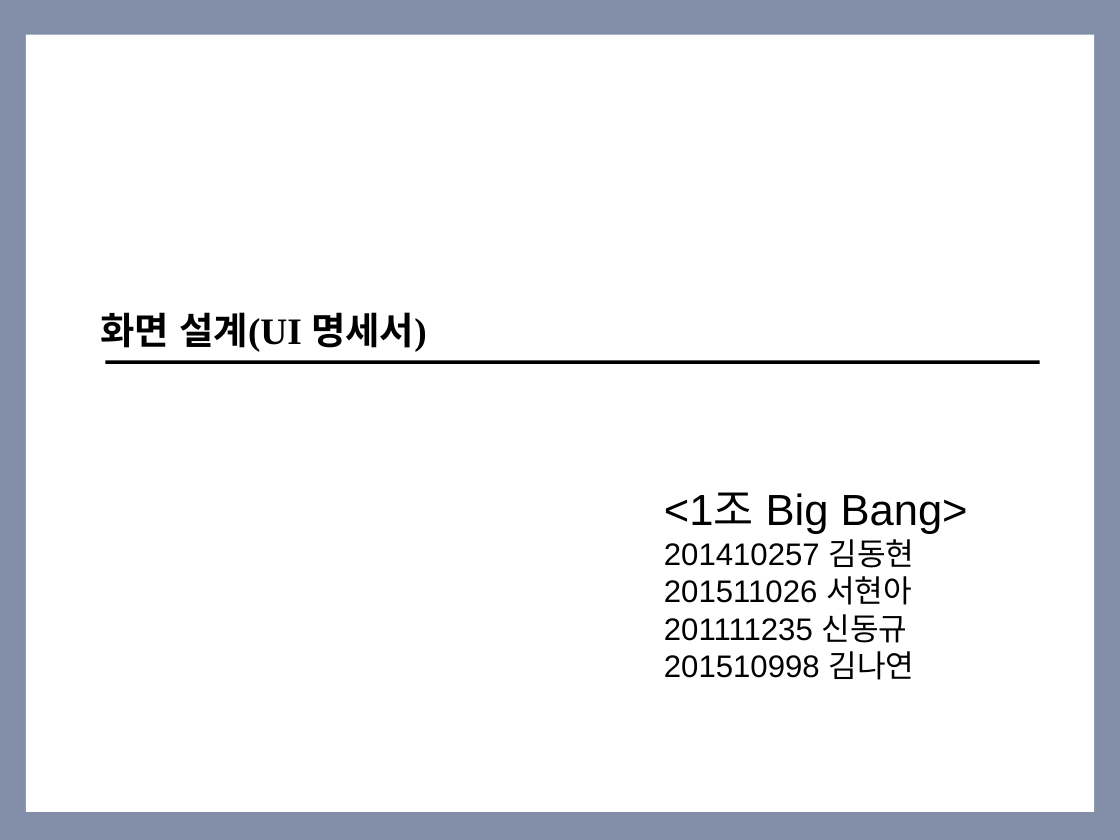
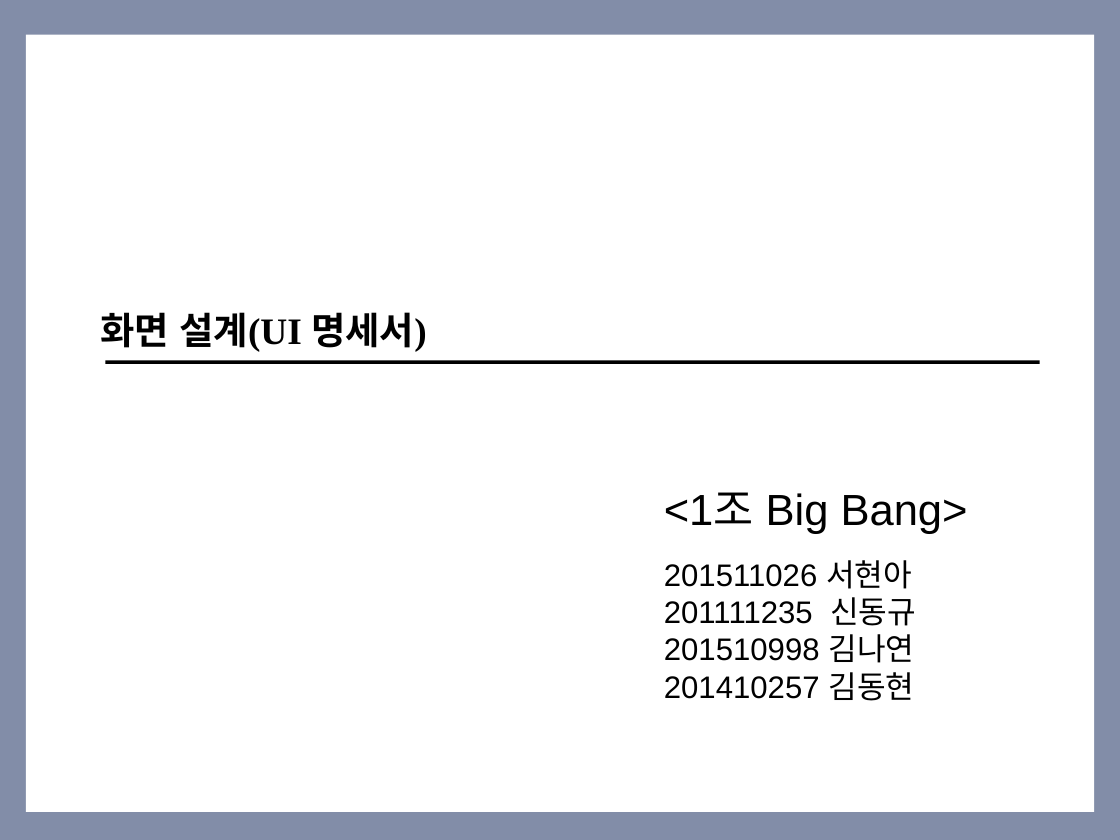
Before and after one commit to SE-admin/SE2017_1_bigbang, a slide deck: slide 1 of doc/3_ 설계서/UI Design Template.pptx. Drawn at 1120x840 pixels with LibreOffice and Linux fonts; fonts in the diff are those of the drawing. Boxes give left, top, right and bottom in pixels: in the first picture for what was removed or moved away, otherwise in the second. Text is boxed around its words. In the diff, an @@ line names an element or a change of style, - is before the commit and + after.

```diff
--- a/doc/3_ 설계서/UI Design Template.pptx
+++ b/doc/3_ 설계서/UI Design Template.pptx
@@ text at [664, 539, 915, 568]: paragraph removed @@
-201410257 김동현
@@ text at [664, 672, 915, 701]: paragraph added @@
+201410257 김동현
```
Also in this commit, not shown: 10 other slides changed, 2 slides removed.
